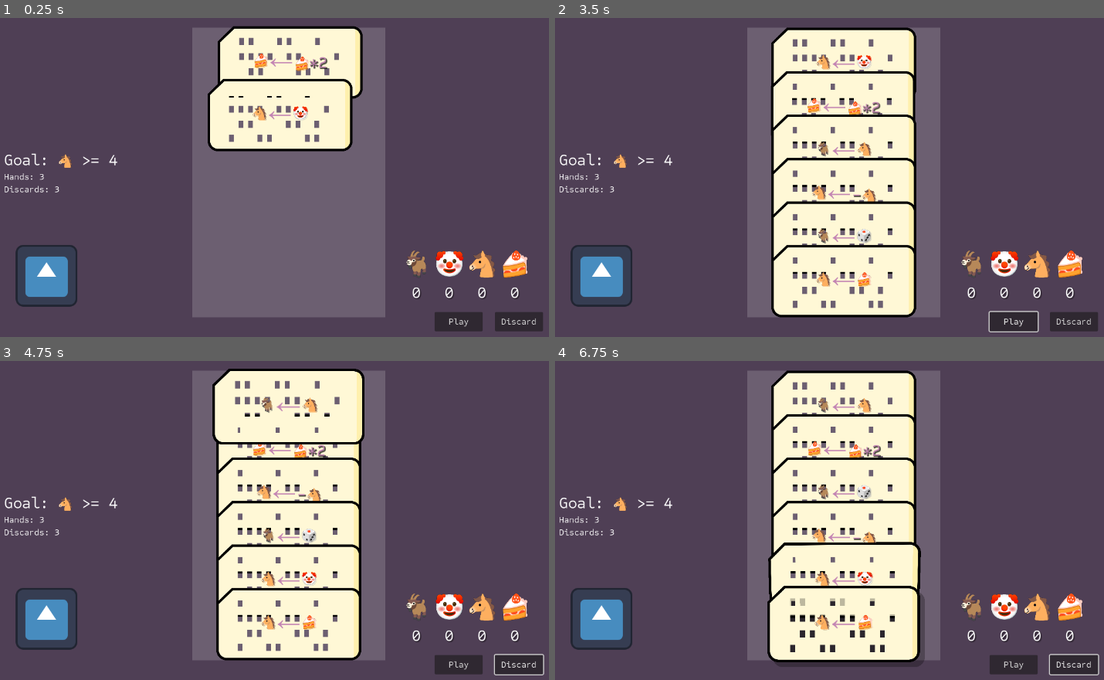
Above: before the commit, frames 1-4 (two rows, left to right).
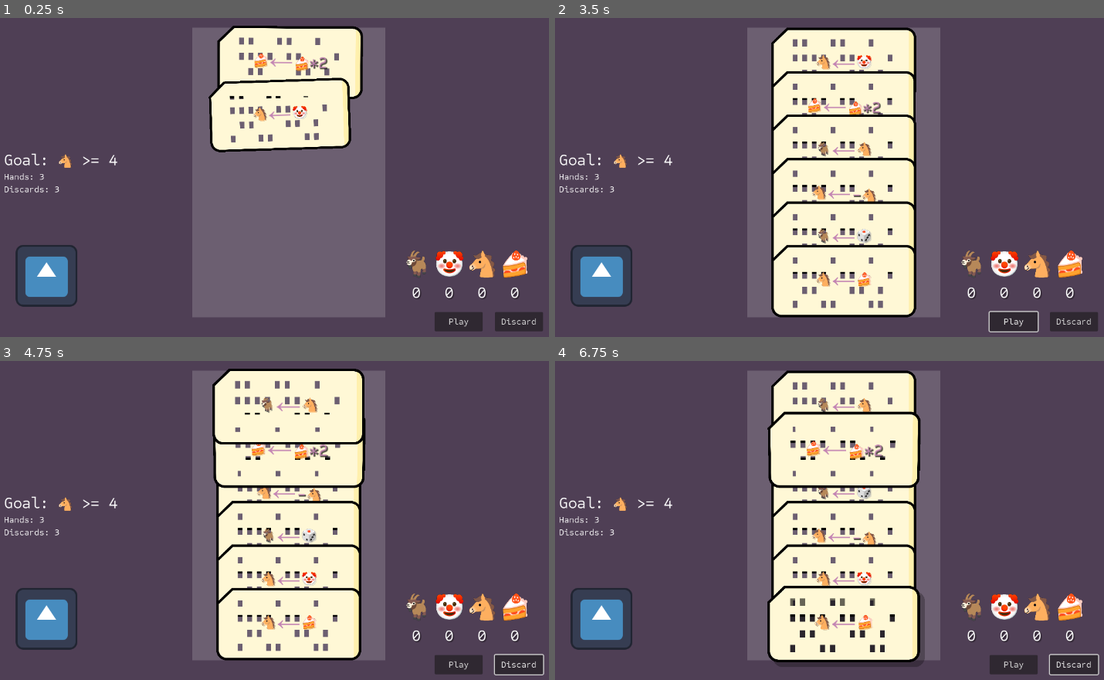
Above: after the commit, the same moments.

Repository: guladam/codelike
Game: Godot game, scene res://game/game.tscn
Two runs of this game, one before a commit and one after it. Both use one fixed random seed, a clock stepped at 60 frames per second and the inputs below. The engine's default icon, where the game draws it, is replaced by a stand-in: a white triangle on a blue panel in a dark square.
Inputs (mouse positions are in pixels of both pictures, inside the frame that each line leads up to):
- Up to frame 1 (0.25 s): no input
- Up to frame 2 (3.5 s): click "Discard" at 0.5 s; click "Play" at 1.25 s; click "Play" at 2 s; tap Enter at 2.75 s; drag from (845, 62) to (906, 94) at 2.77 s
- Up to frame 3 (4.75 s): drag from (290, 405) to (258, 584) at 3.52 s; move the mouse to (290, 405) at 4.27 s; press the mouse at (290, 405) at 4.28 s; hold Right from 4.28 s (still down)
- Up to frame 4 (6.75 s): release Right at 5 s; release the mouse at (845, 405) at 5 s; tap Space at 5 s; drag from (845, 494) to (659, 463) at 5.02 s; drag from (845, 536) to (873, 514) at 5.77 s; drag from (845, 622) to (752, 427) at 6.52 s

The runs differ from the first frame. In frame 1, 1.5% of the frame differs, in the area x 37-67%, y 2-43%; in frame 2, 0.3%; in frame 3, 1.2%; in frame 4, 3.1%, in the area x 38-67%, y 15-81%.
Error before the commit: Trying to return an array of type "Array" where expected return type is "Array[Node]". (res://game/game.gd:60)
Error after the commit: Trying to return an array of type "Array" where expected return type is "Array[Node]". (res://game/game.gd:66)

Commit message:
tweens and interaction locking implemented

Diff:
--- a/game/card/card.gd
+++ b/game/card/card.gd
@@ -23,9 +23,11 @@
 @export var lerp_hover_angle_max := 0.05
 
 var mouse_over_card := false
+var interactable := false
 var tween_rotation: Tween
 var tween_hover: Tween
 var tween_position: Tween
+var tween_scale: Tween
 
 @onready var selected := false
 @onready var visuals: TextureRect = $Visuals
@@ -39,6 +41,9 @@
 
 
 func _input(event: InputEvent) -> void:
+	if not interactable:
+		return
+
 	state_machine.on_input(event)
 
 
@@ -51,7 +56,21 @@
 	expression_builder.build_expression(CustomExpression.str_to_expr_array(instruction.name))
 
 
+func enable() -> void:
+	interactable = true
+
+	if mouse_over_card:
+		_on_mouse_entered()
+
+
+func disable() -> void:
+	interactable = false
+
+
 func toggle_selected() -> void:
+	if not interactable:
+		return
+
 	if not selected and cards_selected >= run_stats.current_card_selection_limit:
 		return
 
@@ -68,23 +87,63 @@
 	tween_to_position(final_pos, selection_tween_length)
 
 
-func tween_to_position(new_position: Vector2, length: float) -> void:
+func draw_tween(target_position: Vector2, length: float) -> void:
+	if tween_rotation:
+		tween_rotation.kill()
+	if tween_scale:
+		tween_scale.kill()
+
+	tween_rotation = create_tween().set_ease(Tween.EASE_OUT).set_trans(Tween.TRANS_BACK)
+	tween_scale = create_tween().set_ease(Tween.EASE_OUT).set_trans(Tween.TRANS_BACK)
+	rotation = (target_position - position).angle()
+	scale = Vector2.ZERO
+	tween_rotation.tween_property(self, "rotation", 0.0, length)
+	tween_scale.tween_property(self, "scale", Vector2.ONE, length)
+	tween_to_position(target_position, length)
+
+
+func discard_tween(target_position: Vector2, length: float) -> void:
+	if tween_rotation:
+		tween_rotation.kill()
+	if tween_scale:
+		tween_scale.kill()
+
+	var angle := Vector2.LEFT.angle_to(target_position - global_position)
+	tween_rotation = create_tween().set_ease(Tween.EASE_OUT).set_trans(Tween.TRANS_BACK)
+	tween_scale = create_tween().set_ease(Tween.EASE_OUT).set_trans(Tween.TRANS_BACK)
+	tween_rotation.tween_property(self, "rotation", angle, length)
+	tween_scale.tween_property(self, "scale", Vector2.ZERO, length)
+	tween_to_position(target_position, length, "global_position")
+
+
+func tween_to_position(new_position: Vector2, length: float, property: String = "position") -> void:
 	if tween_position:
 		tween_position.kill()
 
 	tween_position = create_tween().set_ease(Tween.EASE_OUT).set_trans(Tween.TRANS_BACK)
-	tween_position.tween_property(self, "position", new_position, length)
+	tween_position.tween_property(self, property, new_position, length)
 
 
 func _on_gui_input(event: InputEvent) -> void:
+	if not interactable:
+		return
+
 	state_machine.on_gui_input(event)
 
 
 func _on_mouse_entered() -> void:
 	mouse_over_card = true
+
+	if not interactable:
+		return
+
 	state_machine.on_mouse_entered()
 
 
 func _on_mouse_exited() -> void:
 	mouse_over_card = false
+
+	if not interactable:
+		return
+
 	state_machine.on_mouse_exited()
--- a/game/game.gd
+++ b/game/game.gd
@@ -38,12 +38,16 @@
 	if current_cards_in_hand == 0:
 		current_cards_in_hand = indices.size()
 
+	hand.disable_hand()
 	hand.calculate_y_positions(current_cards_in_hand)
 
 	var tween := create_tween()
 	for i in indices:
 		tween.tween_callback(hand.draw.bind(i))
 		tween.tween_interval(0.15)
+
+	tween.tween_interval(hand.draw_anim_length)
+	tween.finished.connect(func(): hand.enable_hand())
 
 
 func _discard_cards(indices: Array) -> Tween:
@@ -52,6 +56,8 @@
 	for i in indices:
 		tween.tween_callback(hand.discard.bind(i))
 		tween.tween_interval(0.15)
+
+	tween.tween_interval(hand.discard_anim_length)
 
 	return tween
 
@@ -89,12 +95,15 @@
 	if selected_cards.is_empty() or run_stats.current_discards <= 0:
 		return
 
+	hand.disable_hand()
 	var indices := selected_cards.map(func(card: Card): return card.get_index())
 	var tween := _discard_cards(indices)
-	tween.finished.connect(func():
-		for card: Card in selected_cards:
-			card.queue_free()
-		_draw_cards(indices)
+
+	tween.finished.connect(
+		func():
+			for card: Card in selected_cards:
+				card.queue_free()
+			_draw_cards(indices)
 	)
 
 	Card.cards_selected = 0
--- a/game/game.tscn
+++ b/game/game.tscn
@@ -128,12 +128,12 @@
 grow_vertical = 2
 color = Color(1, 1, 1, 0.164706)
 
-[node name="Hand" parent="." node_paths=PackedStringArray("deck_control_node") instance=ExtResource("1_u1owk")]
+[node name="Hand" parent="." node_paths=PackedStringArray("deck_control_node", "discard_position") instance=ExtResource("1_u1owk")]
 unique_name_in_owner = true
 layout_mode = 1
 deck = ExtResource("3_hm1bw")
 deck_control_node = NodePath("../DeckView")
-discard_position = Vector2(-1000, 180)
+discard_position = NodePath("../DeckView")
 
 [node name="DeckView" type="TextureRect" parent="."]
 layout_mode = 1
--- a/game/hand/hand.gd
+++ b/game/hand/hand.gd
@@ -9,10 +9,11 @@
 
 @export_category("Visuals")
 @export var deck_control_node: Control
-@export var discard_position: Vector2
+@export var discard_position: Control
 @export var y_separation := 20
 @export var draw_anim_length := 0.25
 @export var discard_anim_length := 0.25
+@export var card_release_anim_length := 0.2
 
 var dragging_card: Card = null
 var dragging_card_current_index := 0
@@ -59,7 +60,7 @@
 
 	var target_pos := Vector2(x_offset, _get_nth_card_y_position(at))
 	new_card.global_position = deck_control_node.global_position
-	new_card.tween_to_position(target_pos, draw_anim_length)
+	new_card.draw_tween(target_pos, draw_anim_length)
 
 
 func discard(at: int) -> void:
@@ -67,7 +68,17 @@
 		return
 
 	var card := get_child(at) as Card
-	card.tween_to_position(discard_position, discard_anim_length)
+	card.discard_tween(discard_position.global_position, discard_anim_length)
+
+
+func enable_hand() -> void:
+	for card: Card in get_children():
+		card.enable()
+
+
+func disable_hand() -> void:
+	for card: Card in get_children():
+		card.disable()
 
 
 func _update_cards() -> void:
@@ -107,6 +118,8 @@
 	dragging_card = card
 	dragging_card_current_index = card.get_index()
 	card.reparent(get_tree().root)
+	disable_hand()
+
 	var card_placeholder := CARD_PLACEHOLDER.instantiate()
 	card_placeholder.tree_exited.connect(_on_card_placeholder_deleted)
 	add_child(card_placeholder)
@@ -117,6 +130,7 @@
 func _on_card_released(_card: Card) -> void:
 	get_tree().get_first_node_in_group("card_placeholders").queue_free()
 	card_released = true
+	dragging_card.interactable = false
 
 
 func _on_card_placeholder_deleted() -> void:
@@ -124,7 +138,10 @@
 	move_child(dragging_card, dragging_card_current_index)
 
 	var target_pos := Vector2(x_offset, _get_nth_card_y_position(dragging_card_current_index))
-	dragging_card.tween_to_position(target_pos, draw_anim_length)
-
-	card_released = false
-	dragging_card = null
+	dragging_card.tween_to_position(target_pos, card_release_anim_length)
+	dragging_card.tween_position.finished.connect(
+		func():
+			enable_hand()
+			card_released = false
+			dragging_card = null
+	, CONNECT_ONE_SHOT)
